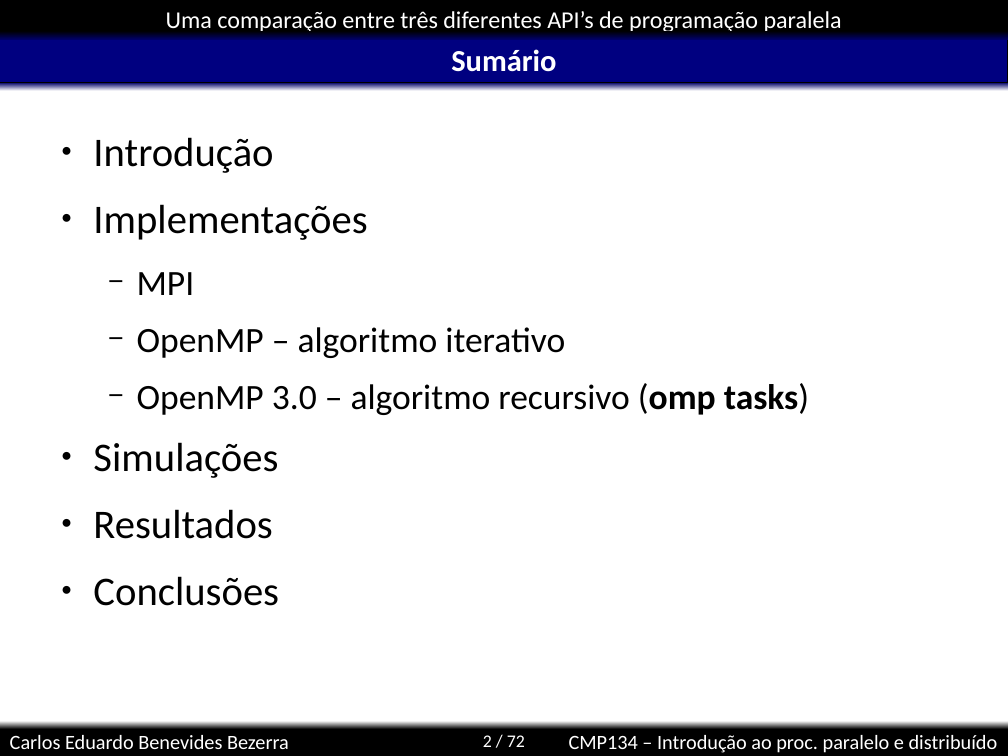
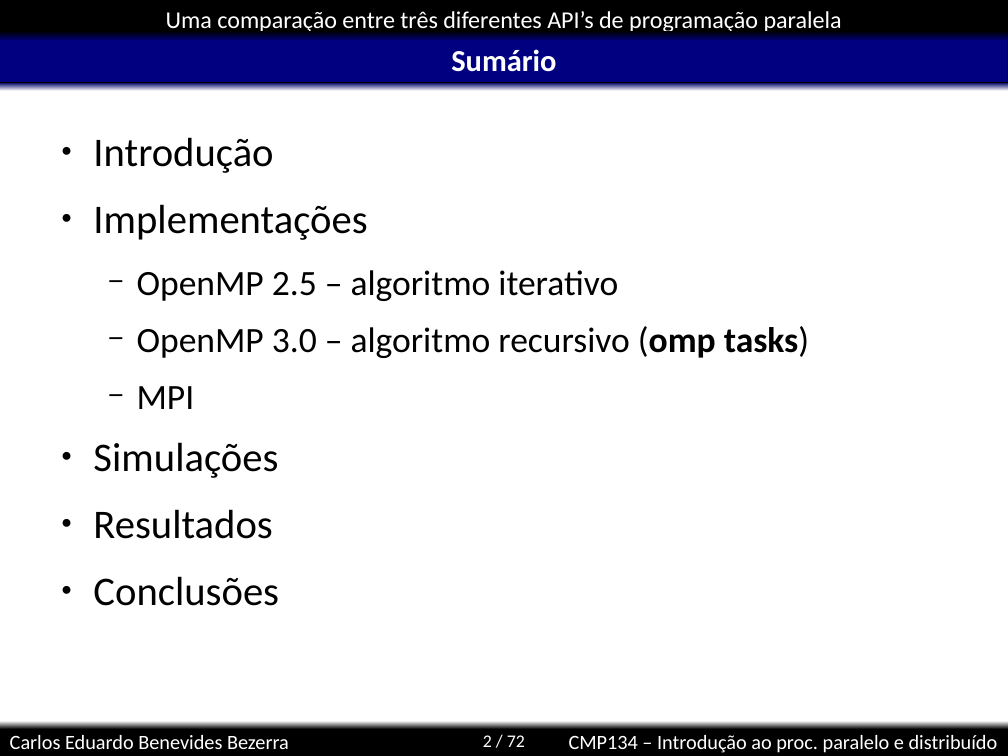
Before and after one commit to kdubezerra/kdubezerra, a slide deck: slide 2 of disciplinas/cmp134/mmat/mmat.ppt. Drawn at 1008x756 pixels with LibreOffice and Linux fonts; fonts in the diff are those of the drawing; background and template pictures are left out. Boxes give left, top, right and bottom in pixels: in the first picture for what was removed or moved away, otherwise in the second. Text is boxed around its words. In the diff, an @@ line names an element or a change of style, - is before the commit and + after.

```diff
--- a/disciplinas/cmp134/mmat/mmat.ppt
+++ b/disciplinas/cmp134/mmat/mmat.ppt
@@ text at bbox=[137, 270, 809, 358]: paragraphs added @@
+  − OpenMP 2.5 – algoritmo iterativo
+  − OpenMP 3.0 – algoritmo recursivo (omp tasks)
@@ text at bbox=[137, 327, 809, 415]: paragraphs removed @@
-  − OpenMP – algoritmo iterativo
-  − OpenMP 3.0 – algoritmo recursivo (omp tasks)
```
Also in this commit, not shown: 3 slides added, 11 other files.
